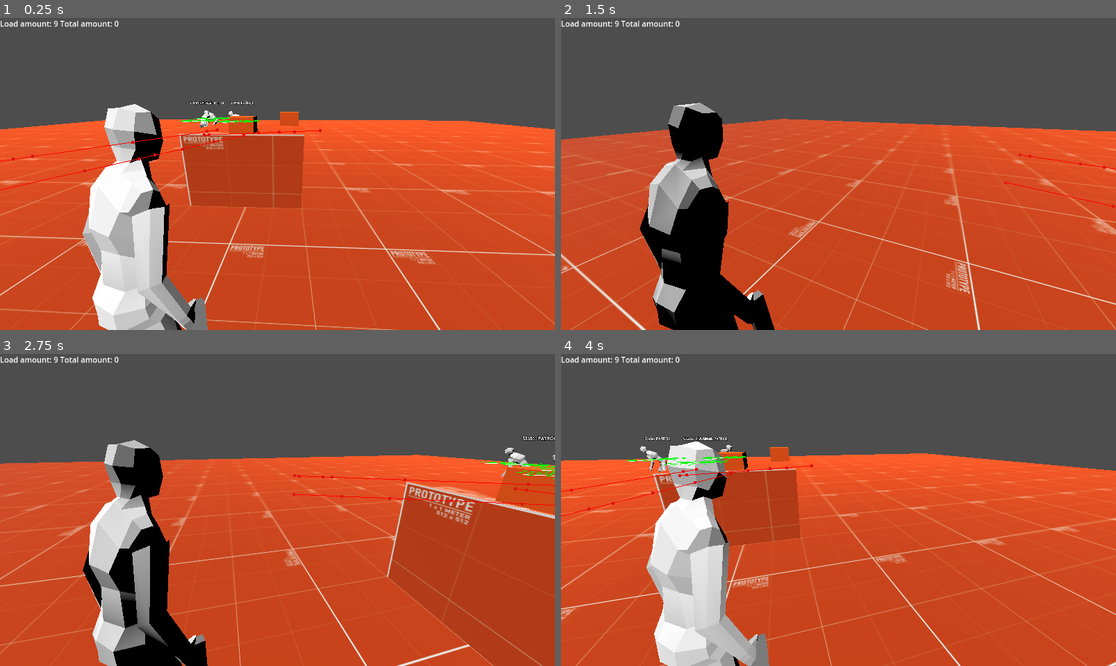
Above: before the commit, frames 1-4 (two rows, left to right).
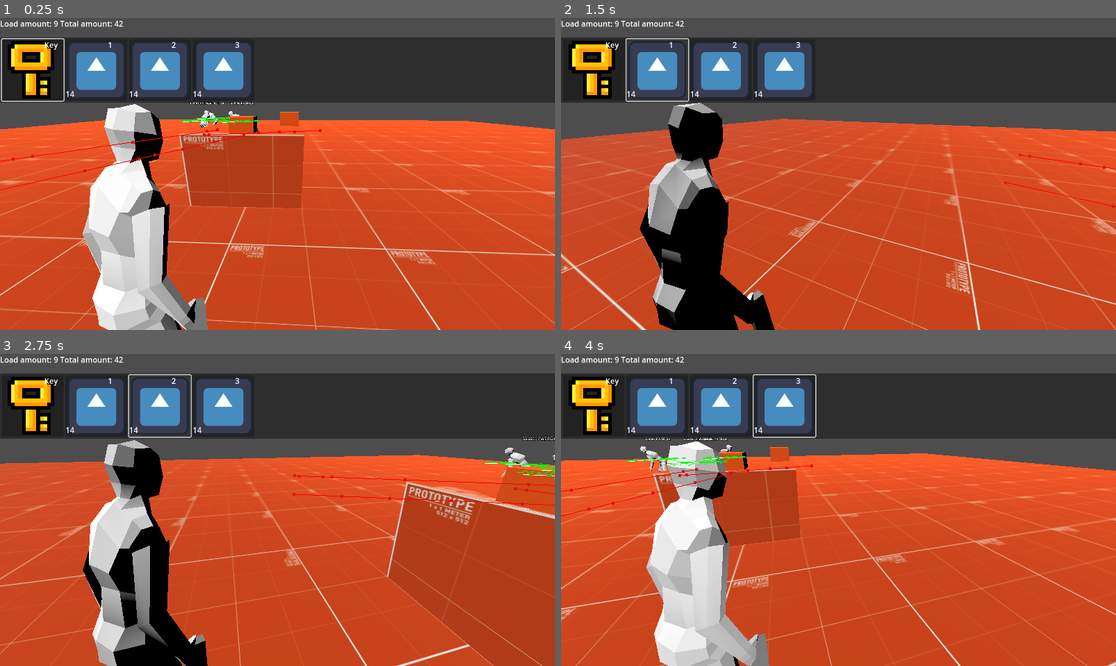
Above: after the commit, the same moments.

Repository: Vosnov/GD_APrototype
Game: Godot game, scene res://main.tscn
Same seed, same stepped clock (60 frames per second), same inputs: the game is played once before the commit and once after it. The engine's default icon, where the game draws it, is replaced by a stand-in: a white triangle on a blue panel in a dark square.
Inputs (mouse positions are in pixels of both pictures, inside the frame that each line leads up to):
- Up to frame 1 (0.25 s): no input
- Up to frame 2 (1.5 s): click (594, 71) at 0.5 s, where only the run after the commit has a clickable "Key"; click (655, 71) at 1.25 s, where only the run after the commit has a clickable "1"
- Up to frame 3 (2.75 s): click (160, 407) at 2 s, where only the run after the commit has a clickable "2"
- Up to frame 4 (4 s): click (783, 407) at 2.75 s, where only the run after the commit has a clickable "3"; move the mouse to (866, 510) at 3.52 s; hold D (right) from 3.53 s (still down); tap S (bottom) at 3.6 s; tap W (top) at 3.8 s

The runs differ from the first frame. In frame 1, 19% of the frame differs, in the area x 0-100%, y 0-28%; in frame 2, 18%; in frame 3, 18%; in frame 4, 19%.

Commit message:
inventory

Diff:
--- a/Data/inventory_data.tres
+++ b/Data/inventory_data.tres
@@ -1,8 +1,31 @@
-[gd_resource type="Resource" script_class="InventoryData" load_steps=3 format=3 uid="uid://bemwgorxb3qbr"]
+[gd_resource type="Resource" script_class="InventoryData" load_steps=8 format=3 uid="uid://bemwgorxb3qbr"]
 
 [ext_resource type="Script" path="res://Scripts/Data/inventory_data.gd" id="1_dx3ca"]
+[ext_resource type="Texture2D" uid="uid://bc0wd7e2kwdmm" path="res://icon.svg" id="2_cfya6"]
 [ext_resource type="Resource" uid="uid://c1f5nhddcsns4" path="res://Data/key_data.tres" id="2_kwwf0"]
+[ext_resource type="Script" path="res://Scripts/Data/ammo_data.gd" id="2_y6jn1"]
+
+[sub_resource type="Resource" id="Resource_ccu6t"]
+script = ExtResource("2_y6jn1")
+AMMO_AMOUNT = 14
+NAME = "1"
+DESCRIPTION = ""
+TEXTURE = ExtResource("2_cfya6")
+
+[sub_resource type="Resource" id="Resource_6bah0"]
+script = ExtResource("2_y6jn1")
+AMMO_AMOUNT = 14
+NAME = "2"
+DESCRIPTION = ""
+TEXTURE = ExtResource("2_cfya6")
+
+[sub_resource type="Resource" id="Resource_sgrva"]
+script = ExtResource("2_y6jn1")
+AMMO_AMOUNT = 14
+NAME = "3"
+DESCRIPTION = ""
+TEXTURE = ExtResource("2_cfya6")
 
 [resource]
 script = ExtResource("1_dx3ca")
-ITEMS = Array[Resource("res://Scripts/Data/item_data.gd")]([ExtResource("2_kwwf0")])
+ITEMS = Array[Resource("res://Scripts/Data/item_data.gd")]([ExtResource("2_kwwf0"), SubResource("Resource_ccu6t"), SubResource("Resource_6bah0"), SubResource("Resource_sgrva")])
--- a/Nodes/Charecters/player.tscn
+++ b/Nodes/Charecters/player.tscn
@@ -147,38 +147,38 @@
 transform = Transform3D(-0.4, 0, -3.49691e-08, 0, 0.4, 0, 3.49691e-08, 0, -0.4, 0, 0, 0)
 
 [node name="Skeleton3D" parent="myNewPlayer/Armature" index="0"]
-bones/0/position = Vector3(-0.00113545, -0.349642, -0.0412883)
+bones/0/position = Vector3(0.0013189, -0.3001, -0.0394039)
 bones/0/rotation = Quaternion(0.0186382, -0.196081, -0.00372765, 0.980404)
-bones/1/rotation = Quaternion(0.115051, -0.183697, 0.023574, 0.975942)
+bones/1/rotation = Quaternion(0.115814, -0.145278, 0.0186436, 0.982412)
 bones/2/rotation = Quaternion(0.110454, -0.194868, -0.0220907, 0.97434)
 bones/3/rotation = Quaternion(-0.186458, 0.365145, -0.00155414, 0.912086)
 bones/4/rotation = Quaternion(-1.28079e-10, 0.14834, 3.04512e-10, 0.988936)
-bones/5/rotation = Quaternion(0.0843818, 0.0979329, -0.753996, 0.644033)
-bones/6/position = Vector3(0.0225521, 0.456783, 0.0752213)
-bones/6/rotation = Quaternion(0.0772055, 0.0813369, -0.523031, 0.844904)
-bones/7/rotation = Quaternion(0.428044, 0.0351793, 0.0547368, 0.901413)
-bones/11/rotation = Quaternion(0.132117, -0.0815848, 0.773199, 0.61486)
-bones/12/position = Vector3(-0.0587878, 0.457707, 0.0146216)
-bones/12/rotation = Quaternion(0.0995348, -0.174547, 0.446814, 0.87177)
-bones/13/rotation = Quaternion(0.377962, -0.0149357, -0.0660755, 0.923339)
-bones/17/position = Vector3(0.25331, 0.128003, 0.0727015)
-bones/17/rotation = Quaternion(-0.272291, -0.0425921, 0.96108, -0.0192044)
+bones/5/rotation = Quaternion(0.0926421, 0.104466, -0.777614, 0.613042)
+bones/6/position = Vector3(0.04855, 0.456601, 0.0720194)
+bones/6/rotation = Quaternion(0.109423, 0.0768738, -0.512678, 0.848103)
+bones/7/rotation = Quaternion(0.440685, 0.0898056, 0.1563, 0.879376)
+bones/11/rotation = Quaternion(0.139483, -0.0478163, 0.797609, 0.584875)
+bones/12/position = Vector3(-0.0346177, 0.455804, 0.0245389)
+bones/12/rotation = Quaternion(0.0673513, -0.169935, 0.422669, 0.887658)
+bones/13/rotation = Quaternion(0.309168, 0.0496019, -0.00138448, 0.949712)
+bones/17/position = Vector3(0.238245, 0.13297, 0.0253155)
+bones/17/rotation = Quaternion(-0.313338, 0.126795, 0.93039, -0.141835)
 bones/17/scale = Vector3(1.00004, 0.999995, 1.00006)
-bones/18/rotation = Quaternion(-0.134187, -0.0139654, -0.232807, 0.96312)
+bones/18/rotation = Quaternion(-0.0776627, -0.0145837, -0.156671, 0.984485)
 bones/18/scale = Vector3(0.999997, 0.999998, 1)
-bones/19/position = Vector3(-0.271434, 0.129425, -0.0481342)
-bones/19/rotation = Quaternion(0.460034, 0.25106, 0.847531, 0.0838326)
+bones/19/position = Vector3(-0.256177, 0.127435, 0.0717304)
+bones/19/rotation = Quaternion(0.565946, 0.00597146, 0.823873, 0.0300482)
 bones/19/scale = Vector3(1.00003, 0.999997, 1.00006)
-bones/20/rotation = Quaternion(-0.0993511, -0.0117482, 0.197009, 0.975284)
-bones/21/position = Vector3(0.311216, -0.0300198, 0.856654)
-bones/22/position = Vector3(-0.801253, -0.0481077, -0.436649)
-bones/23/position = Vector3(-0.254546, -2.0713, 0.36613)
-bones/24/position = Vector3(-0.491961, -1.10445, 1.06547)
-bones/25/position = Vector3(0.297736, -2.02188, -0.528849)
-bones/26/position = Vector3(-0.050322, -1.13842, 1.0656)
+bones/20/rotation = Quaternion(-0.116351, -0.0120232, 0.198182, 0.973161)
+bones/21/position = Vector3(0.301517, -0.0101624, 0.856654)
+bones/22/position = Vector3(-0.801253, -0.0481077, -0.403556)
+bones/23/position = Vector3(-0.272986, -2.04887, -0.526065)
+bones/24/position = Vector3(-0.359175, -1.15691, 1.07116)
+bones/25/position = Vector3(0.274188, -2.09813, 0.405617)
+bones/26/position = Vector3(-0.0535421, -1.14131, 1.07951)
 
 [node name="BoneAttachment3D" type="BoneAttachment3D" parent="myNewPlayer/Armature/Skeleton3D" index="2"]
-transform = Transform3D(-0.982381, -0.186488, 0.0121961, 0.186378, -0.972814, 0.137457, -0.0137697, 0.137309, 0.990432, -0.801757, -0.0480721, -0.436733)
+transform = Transform3D(-0.991217, -0.102762, -0.0832416, 0.0997681, -0.994231, 0.039373, -0.0868075, 0.0307225, 0.995751, -0.801254, -0.0481151, -0.403565)
 bone_name = "Bone.011.R"
 bone_idx = 14
 
--- a/Nodes/UI/inventory_container.tscn
+++ /dev/null
@@ -1,55 +0,0 @@
-[gd_scene load_steps=3 format=3 uid="uid://cvyp86en27tbq"]
-
-[ext_resource type="PackedScene" uid="uid://dqhrjljwrj5b" path="res://Nodes/UI/item_slot.tscn" id="1_2wlpr"]
-
-[sub_resource type="GDScript" id="GDScript_gevom"]
-script/source = "extends PanelContainer
-
-@export var SLOT: PackedScene
-@onready var grid_container = $MarginContainer/GridContainer
-
-func _ready():
-	fill_grid(Inventory.items)
-	Events.connect('inventory_update', _on_inventory_update)
-
-func fill_grid(items: Array[ItemData]):
-	for child in grid_container.get_children():
-		child.queue_free()
-
-	for item in items:
-		var slot = SLOT.instantiate() as ItemSlot
-		grid_container.add_child(slot)
-		slot.set_item_data(item)
-
-func _on_inventory_update(datas: Array[ItemData]):
-	fill_grid(datas)
-"
-
-[node name="InventoryContainer" type="PanelContainer"]
-offset_right = 40.0
-offset_bottom = 40.0
-script = SubResource("GDScript_gevom")
-SLOT = ExtResource("1_2wlpr")
-
-[node name="MarginContainer" type="MarginContainer" parent="."]
-layout_mode = 2
-theme_override_constants/margin_left = 4
-theme_override_constants/margin_top = 4
-theme_override_constants/margin_right = 4
-theme_override_constants/margin_bottom = 4
-
-[node name="GridContainer" type="GridContainer" parent="MarginContainer"]
-layout_mode = 2
-columns = 6
-
-[node name="ItemSlot" parent="MarginContainer/GridContainer" instance=ExtResource("1_2wlpr")]
-layout_mode = 2
-
-[node name="ItemSlot2" parent="MarginContainer/GridContainer" instance=ExtResource("1_2wlpr")]
-layout_mode = 2
-
-[node name="ItemSlot3" parent="MarginContainer/GridContainer" instance=ExtResource("1_2wlpr")]
-layout_mode = 2
-
-[node name="ItemSlot4" parent="MarginContainer/GridContainer" instance=ExtResource("1_2wlpr")]
-layout_mode = 2
--- /dev/null
+++ b/Nodes/UI/inventory_ui.tscn
@@ -0,0 +1,104 @@
+[gd_scene load_steps=4 format=3 uid="uid://dwhdypbxa1gl7"]
+
+[ext_resource type="PackedScene" uid="uid://d3tcd52wyjkjl" path="res://Nodes/UI/slot_ui.tscn" id="1_211y0"]
+
+[sub_resource type="GDScript" id="GDScript_haba5"]
+script/source = "extends Control
+@onready var button = $PanelContainer2/MarginContainer/VBoxContainer/Button
+
+func _ready():
+	button.grab_focus()
+"
+
+[sub_resource type="GDScript" id="GDScript_cyvqe"]
+script/source = "extends HBoxContainer
+
+@export var SLOT: PackedScene
+
+func _ready():
+	fill_grid(Inventory.items)
+	Events.connect('inventory_update', _on_inventory_update)
+
+func fill_grid(items: Array[ItemData]):
+	for child in get_children():
+		child.queue_free()
+
+	var index = 0
+	for item in items:
+		var slot = SLOT.instantiate() as ItemSlot
+		add_child(slot)
+		if index == 0:
+			slot.grab_focus()
+		slot.set_item_data(item)
+		index += 1
+
+func _on_inventory_update(datas: Array[ItemData]):
+	fill_grid(datas)
+"
+
+[node name="InventoryUI" type="Control"]
+layout_mode = 3
+anchors_preset = 15
+anchor_right = 1.0
+anchor_bottom = 1.0
+grow_horizontal = 2
+grow_vertical = 2
+script = SubResource("GDScript_haba5")
+
+[node name="PanelContainer2" type="PanelContainer" parent="."]
+visible = false
+custom_minimum_size = Vector2(64, 64)
+layout_mode = 2
+offset_left = 99.0
+offset_top = 194.0
+offset_right = 238.0
+offset_bottom = 295.0
+size_flags_horizontal = 4
+
+[node name="MarginContainer" type="MarginContainer" parent="PanelContainer2"]
+layout_mode = 2
+theme_override_constants/margin_left = 4
+theme_override_constants/margin_top = 4
+theme_override_constants/margin_right = 4
+theme_override_constants/margin_bottom = 4
+
+[node name="VBoxContainer" type="VBoxContainer" parent="PanelContainer2/MarginContainer"]
+layout_mode = 2
+
+[node name="Button" type="Button" parent="PanelContainer2/MarginContainer/VBoxContainer"]
+layout_mode = 2
+focus_neighbor_top = NodePath("../Button3")
+focus_neighbor_bottom = NodePath("../Button2")
+text = "Test"
+
+[node name="Button2" type="Button" parent="PanelContainer2/MarginContainer/VBoxContainer"]
+layout_mode = 2
+focus_neighbor_top = NodePath("../Button")
+focus_neighbor_bottom = NodePath("../Button3")
+text = "Test"
+
+[node name="Button3" type="Button" parent="PanelContainer2/MarginContainer/VBoxContainer"]
+layout_mode = 2
+focus_neighbor_top = NodePath("../Button2")
+focus_neighbor_bottom = NodePath("../Button")
+text = "Test"
+
+[node name="PanelContainer" type="PanelContainer" parent="."]
+layout_mode = 1
+anchors_preset = 10
+anchor_right = 1.0
+offset_top = 40.0
+offset_bottom = 176.0
+grow_horizontal = 2
+
+[node name="MarginContainer" type="MarginContainer" parent="PanelContainer"]
+layout_mode = 2
+theme_override_constants/margin_left = 4
+theme_override_constants/margin_top = 4
+theme_override_constants/margin_right = 4
+theme_override_constants/margin_bottom = 4
+
+[node name="GridContainer" type="HBoxContainer" parent="PanelContainer/MarginContainer"]
+layout_mode = 2
+script = SubResource("GDScript_cyvqe")
+SLOT = ExtResource("1_211y0")
--- a/Nodes/UI/item_slot.tscn
+++ /dev/null
@@ -1,38 +0,0 @@
-[gd_scene load_steps=2 format=3 uid="uid://dqhrjljwrj5b"]
-
-[ext_resource type="Script" path="res://Scripts/UI/item_slot.gd" id="1_nxnid"]
-
-[node name="ItemSlot" type="PanelContainer"]
-custom_minimum_size = Vector2(64, 64)
-anchors_preset = 15
-anchor_right = 1.0
-anchor_bottom = 1.0
-offset_right = -1088.0
-offset_bottom = -584.0
-grow_horizontal = 2
-grow_vertical = 2
-script = ExtResource("1_nxnid")
-
-[node name="MarginContainer" type="MarginContainer" parent="."]
-layout_mode = 2
-theme_override_constants/margin_left = 4
-theme_override_constants/margin_top = 4
-theme_override_constants/margin_right = 4
-theme_override_constants/margin_bottom = 4
-
-[node name="TextureRect" type="TextureRect" parent="MarginContainer"]
-layout_mode = 2
-expand_mode = 1
-stretch_mode = 5
-
-[node name="Label" type="Label" parent="."]
-layout_mode = 2
-size_flags_horizontal = 8
-size_flags_vertical = 0
-text = "Test"
-
-[node name="AmountLabel" type="Label" parent="."]
-layout_mode = 2
-size_flags_horizontal = 0
-size_flags_vertical = 8
-text = "0"
--- /dev/null
+++ b/Nodes/UI/slot_ui.tscn
@@ -0,0 +1,45 @@
+[gd_scene load_steps=3 format=3 uid="uid://d3tcd52wyjkjl"]
+
+[ext_resource type="Script" path="res://Scripts/UI/item_slot.gd" id="1_4dknp"]
+[ext_resource type="Texture2D" uid="uid://bc0wd7e2kwdmm" path="res://icon.svg" id="1_p038w"]
+
+[node name="SlotUI" type="Button"]
+custom_minimum_size = Vector2(128, 128)
+script = ExtResource("1_4dknp")
+
+[node name="MarginContainer" type="MarginContainer" parent="."]
+layout_mode = 1
+anchors_preset = 15
+anchor_right = 1.0
+anchor_bottom = 1.0
+grow_horizontal = 2
+grow_vertical = 2
+theme_override_constants/margin_left = 4
+theme_override_constants/margin_top = 4
+theme_override_constants/margin_right = 4
+theme_override_constants/margin_bottom = 4
+
+[node name="TextureRect" type="TextureRect" parent="MarginContainer"]
+layout_mode = 2
+texture = ExtResource("1_p038w")
+expand_mode = 1
+
+[node name="Label" type="Label" parent="."]
+layout_mode = 1
+anchors_preset = 1
+anchor_left = 1.0
+anchor_right = 1.0
+offset_left = -40.0
+offset_bottom = 26.0
+grow_horizontal = 0
+text = "Hello"
+
+[node name="AmountLabel" type="Label" parent="."]
+layout_mode = 1
+anchors_preset = 2
+anchor_top = 1.0
+anchor_bottom = 1.0
+offset_top = -26.0
+offset_right = 40.0
+grow_vertical = 0
+text = "0"
--- a/Nodes/ui.tscn
+++ b/Nodes/ui.tscn
@@ -1,11 +1,11 @@
 [gd_scene load_steps=3 format=3 uid="uid://en3g0v7xjkgn"]
 
-[ext_resource type="PackedScene" uid="uid://cvyp86en27tbq" path="res://Nodes/UI/inventory_container.tscn" id="1_hkedj"]
+[ext_resource type="PackedScene" uid="uid://dwhdypbxa1gl7" path="res://Nodes/UI/inventory_ui.tscn" id="1_4fkr4"]
 
 [sub_resource type="GDScript" id="GDScript_tkxjl"]
 script/source = "extends CanvasLayer
 
-@export var INVENTORY_CONTAINER: PackedScene
+@export var INVENTORY_UI: PackedScene
 
 @onready var reload_label = $ReloadData
 @onready var inventory_wrapper = $InventoryWrapper
@@ -16,17 +16,19 @@
 func _on_reload_data(amount: int, total_amount: int):
 	reload_label.text = str(\"Load amount: \", amount, \" Total amount: \", total_amount)
 
-func _input(event):
-	if Input.is_action_just_pressed('menu') and inventory_wrapper.get_child_count() == 0:
-		inventory_wrapper.add_child(INVENTORY_CONTAINER.instantiate())
+func _input(_event):
+	if Input.is_action_just_pressed('ui_menu') and inventory_wrapper.get_child_count() == 0:
+		inventory_wrapper.add_child(INVENTORY_UI.instantiate())
 	if Input.is_action_just_pressed('ui_cancel'):
 		for child in inventory_wrapper.get_children():
 			child.queue_free()
+
+
 "
 
 [node name="UI" type="CanvasLayer"]
 script = SubResource("GDScript_tkxjl")
-INVENTORY_CONTAINER = ExtResource("1_hkedj")
+INVENTORY_UI = ExtResource("1_4fkr4")
 
 [node name="ReloadData" type="Label" parent="."]
 offset_right = 40.0
@@ -34,8 +36,11 @@
 
 [node name="InventoryWrapper" type="Control" parent="."]
 layout_mode = 3
-anchors_preset = 0
-offset_left = 10.0
-offset_top = 40.0
-offset_right = 50.0
-offset_bottom = 80.0
+anchors_preset = 15
+anchor_right = 1.0
+anchor_bottom = 1.0
+grow_horizontal = 2
+grow_vertical = 2
+
+[node name="InventoryUI" parent="InventoryWrapper" instance=ExtResource("1_4fkr4")]
+layout_mode = 1
--- a/Scripts/Player/player.gd
+++ b/Scripts/Player/player.gd
@@ -56,6 +56,7 @@
 	movement(delta)
 
 func _init():
+	return
 	Input.mouse_mode = Input.MOUSE_MODE_CAPTURED
 
 func _input(event):
--- a/Scripts/UI/item_slot.gd
+++ b/Scripts/UI/item_slot.gd
@@ -1,4 +1,4 @@
-extends PanelContainer
+extends Button
 class_name ItemSlot
 
 @onready var texture_rect = $MarginContainer/TextureRect
--- a/project.godot
+++ b/project.godot
@@ -22,6 +22,47 @@
 
 [input]
 
+ui_accept={
+"deadzone": 0.5,
+"events": [Object(InputEventKey,"resource_local_to_scene":false,"resource_name":"","device":0,"window_id":0,"alt_pressed":false,"shift_pressed":false,"ctrl_pressed":false,"meta_pressed":false,"pressed":false,"keycode":4194309,"physical_keycode":0,"key_label":0,"unicode":4194309,"echo":false,"script":null)
+, Object(InputEventKey,"resource_local_to_scene":false,"resource_name":"","device":0,"window_id":0,"alt_pressed":false,"shift_pressed":false,"ctrl_pressed":false,"meta_pressed":false,"pressed":false,"keycode":4194310,"physical_keycode":0,"key_label":0,"unicode":4194310,"echo":false,"script":null)
+, Object(InputEventKey,"resource_local_to_scene":false,"resource_name":"","device":0,"window_id":0,"alt_pressed":false,"shift_pressed":false,"ctrl_pressed":false,"meta_pressed":false,"pressed":false,"keycode":32,"physical_keycode":0,"key_label":0,"unicode":32,"echo":false,"script":null)
+, Object(InputEventKey,"resource_local_to_scene":false,"resource_name":"","device":-1,"window_id":0,"alt_pressed":false,"shift_pressed":false,"ctrl_pressed":false,"meta_pressed":false,"pressed":false,"keycode":0,"physical_keycode":69,"key_label":0,"unicode":101,"echo":false,"script":null)
+]
+}
+ui_left={
+"deadzone": 0.5,
+"events": [Object(InputEventKey,"resource_local_to_scene":false,"resource_name":"","device":0,"window_id":0,"alt_pressed":false,"shift_pressed":false,"ctrl_pressed":false,"meta_pressed":false,"pressed":false,"keycode":4194319,"physical_keycode":0,"key_label":0,"unicode":4194319,"echo":false,"script":null)
+, Object(InputEventJoypadButton,"resource_local_to_scene":false,"resource_name":"","device":0,"button_index":13,"pressure":0.0,"pressed":false,"script":null)
+, Object(InputEventKey,"resource_local_to_scene":false,"resource_name":"","device":-1,"window_id":0,"alt_pressed":false,"shift_pressed":false,"ctrl_pressed":false,"meta_pressed":false,"pressed":false,"keycode":0,"physical_keycode":65,"key_label":0,"unicode":97,"echo":false,"script":null)
+]
+}
+ui_right={
+"deadzone": 0.5,
+"events": [Object(InputEventKey,"resource_local_to_scene":false,"resource_name":"","device":0,"window_id":0,"alt_pressed":false,"shift_pressed":false,"ctrl_pressed":false,"meta_pressed":false,"pressed":false,"keycode":4194321,"physical_keycode":0,"key_label":0,"unicode":4194321,"echo":false,"script":null)
+, Object(InputEventJoypadButton,"resource_local_to_scene":false,"resource_name":"","device":0,"button_index":14,"pressure":0.0,"pressed":false,"script":null)
+, Object(InputEventKey,"resource_local_to_scene":false,"resource_name":"","device":-1,"window_id":0,"alt_pressed":false,"shift_pressed":false,"ctrl_pressed":false,"meta_pressed":false,"pressed":false,"keycode":0,"physical_keycode":68,"key_label":0,"unicode":100,"echo":false,"script":null)
+]
+}
+ui_up={
+"deadzone": 0.5,
+"events": [Object(InputEventKey,"resource_local_to_scene":false,"resource_name":"","device":0,"window_id":0,"alt_pressed":false,"shift_pressed":false,"ctrl_pressed":false,"meta_pressed":false,"pressed":false,"keycode":4194320,"physical_keycode":0,"key_label":0,"unicode":4194320,"echo":false,"script":null)
+, Object(InputEventJoypadButton,"resource_local_to_scene":false,"resource_name":"","device":0,"button_index":11,"pressure":0.0,"pressed":false,"script":null)
+, Object(InputEventKey,"resource_local_to_scene":false,"resource_name":"","device":-1,"window_id":0,"alt_pressed":false,"shift_pressed":false,"ctrl_pressed":false,"meta_pressed":false,"pressed":false,"keycode":0,"physical_keycode":87,"key_label":0,"unicode":119,"echo":false,"script":null)
+]
+}
+ui_down={
+"deadzone": 0.5,
+"events": [Object(InputEventKey,"resource_local_to_scene":false,"resource_name":"","device":0,"window_id":0,"alt_pressed":false,"shift_pressed":false,"ctrl_pressed":false,"meta_pressed":false,"pressed":false,"keycode":4194322,"physical_keycode":0,"key_label":0,"unicode":4194322,"echo":false,"script":null)
+, Object(InputEventJoypadButton,"resource_local_to_scene":false,"resource_name":"","device":0,"button_index":12,"pressure":0.0,"pressed":false,"script":null)
+, Object(InputEventKey,"resource_local_to_scene":false,"resource_name":"","device":-1,"window_id":0,"alt_pressed":false,"shift_pressed":false,"ctrl_pressed":false,"meta_pressed":false,"pressed":false,"keycode":0,"physical_keycode":83,"key_label":0,"unicode":115,"echo":false,"script":null)
+]
+}
+ui_menu={
+"deadzone": 0.5,
+"events": [Object(InputEventKey,"resource_local_to_scene":false,"resource_name":"","device":-1,"window_id":0,"alt_pressed":false,"shift_pressed":false,"ctrl_pressed":false,"meta_pressed":false,"pressed":false,"keycode":4194306,"physical_keycode":0,"key_label":0,"unicode":0,"echo":false,"script":null)
+]
+}
 left={
 "deadzone": 0.5,
 "events": [Object(InputEventKey,"resource_local_to_scene":false,"resource_name":"","device":-1,"window_id":0,"alt_pressed":false,"shift_pressed":false,"ctrl_pressed":false,"meta_pressed":false,"pressed":false,"keycode":0,"physical_keycode":65,"key_label":0,"unicode":97,"echo":false,"script":null)
@@ -67,11 +108,6 @@
 "events": [Object(InputEventKey,"resource_local_to_scene":false,"resource_name":"","device":-1,"window_id":0,"alt_pressed":false,"shift_pressed":false,"ctrl_pressed":false,"meta_pressed":false,"pressed":false,"keycode":0,"physical_keycode":69,"key_label":0,"unicode":101,"echo":false,"script":null)
 ]
 }
-menu={
-"deadzone": 0.5,
-"events": [Object(InputEventKey,"resource_local_to_scene":false,"resource_name":"","device":-1,"window_id":0,"alt_pressed":false,"shift_pressed":false,"ctrl_pressed":false,"meta_pressed":false,"pressed":false,"keycode":0,"physical_keycode":4194306,"key_label":0,"unicode":0,"echo":false,"script":null)
-]
-}
 
 [layer_names]
 
